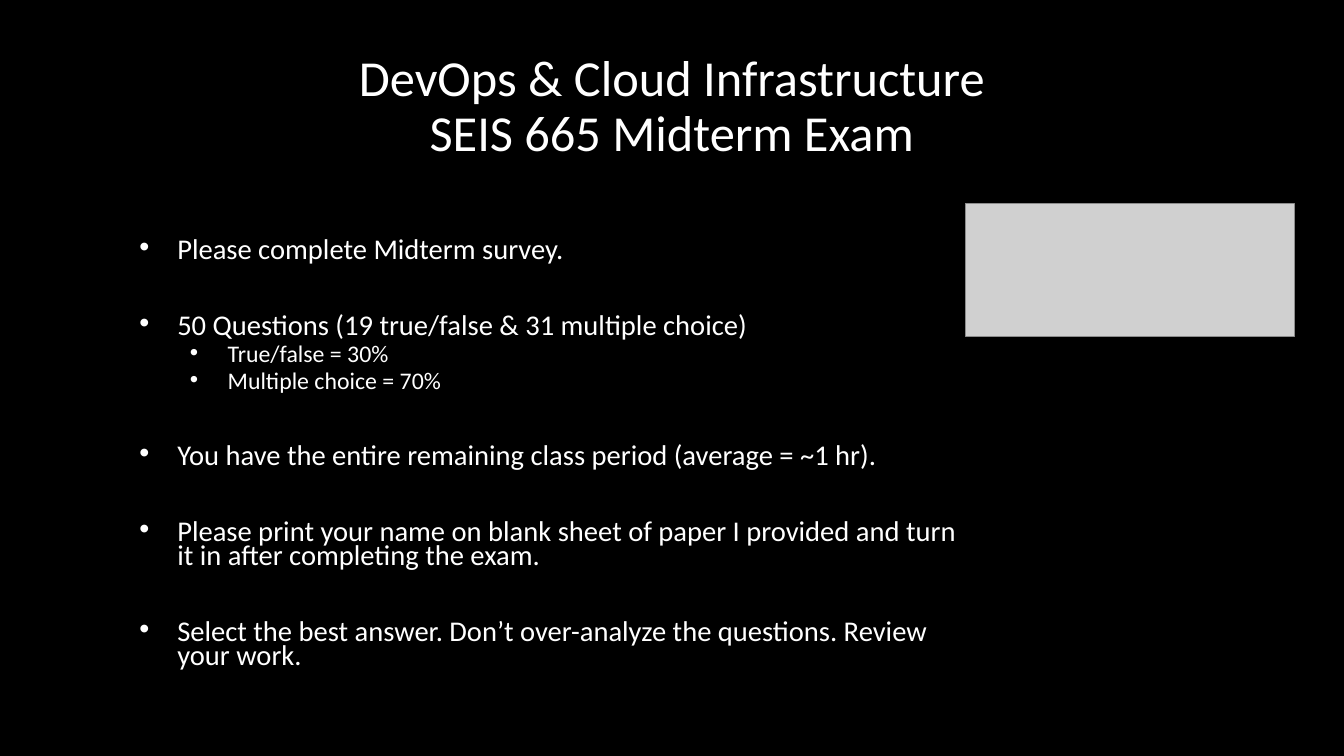
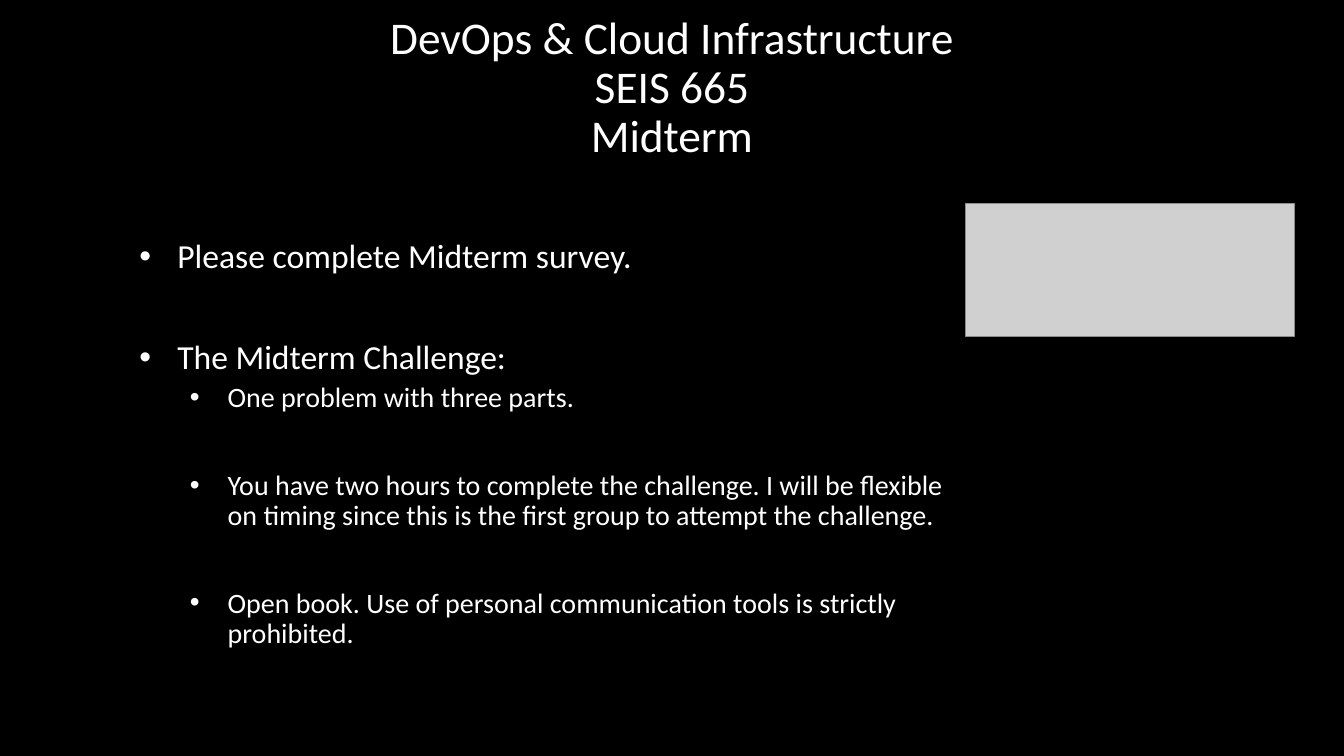
Before and after one commit to jasondbaker/infrastructure-class, a slide deck: slide 1 of lectures/infrastructure-week-7-midterm.pptx. Drawn at 1344x756 pixels with LibreOffice and Linux fonts; fonts in the diff are those of the drawing; grey boxes stand for pictures. Boxes give left, top, right and bottom in pixels: in the first picture for what was removed or moved away, otherwise in the second. Text is boxed around its words. In the diff, an @@ line names an element or a change of style, - is before the commit and + after.

Commit message:
update midterm presentation

```diff
--- a/lectures/infrastructure-week-7-midterm.pptx
+++ b/lectures/infrastructure-week-7-midterm.pptx
@@ title at bbox=[390, 22, 953, 153]: text changed; size 36 to 32.4 pt @@
-DevOps & Cloud Infrastructure
-SEIS 665 Midterm Exam
+DevOps & Cloud Infrastructure
+SEIS 665
+Midterm
@@ subtitle at bbox=[177, 244, 632, 274]: size 20.4 to 24 pt in "Please complete Midterm survey."; line spacing 0.7 to 0.9 @@
@@ subtitle at bbox=[177, 345, 942, 648]: text changed; size 20.4 to 20 pt @@
-• 50 Questions (19 true/false & 31 multiple choice)
-  • True/false = 30%
-  • Multiple choice = 70%
-• You have the entire remaining class period (average = ~1 hr).
-• Please print your name on blank sheet of paper I provided and turn it in after completing the exam.
-• Select the best answer. Don’t over-analyze the questions. Review your work.
+• The Midterm Challenge:
+  • One problem with three parts.
+  • You have two hours to complete the challenge. I will be flexible on timing since this is the first group to attempt the challenge.
+  • Open book. Use of personal communication tools is strictly prohibited.
```
